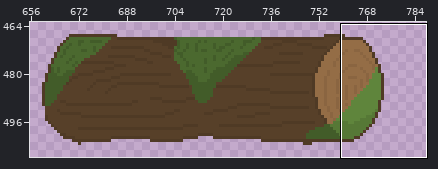
Two states of a sprite sheet, public/images/obstaculo3.png. The picture above shows the old version from afar; the outline marks the close-up.
Close-up. Before the edit:
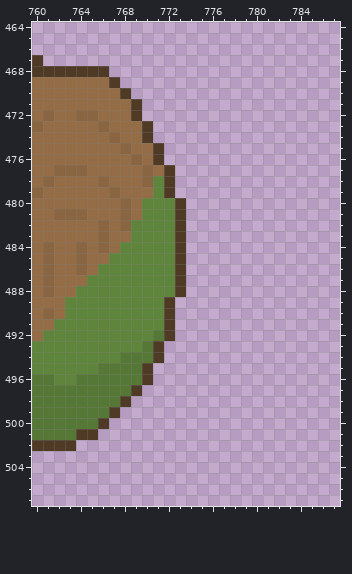
The file is 8000x600 pixels. Colours within 5 levels of each other are drawn and written as one. Shown: x 760..787, y 464..507. The old version is drawn lined up with the new one, on the new canvas. The wide view leaves out empty margins.
Now the later version:
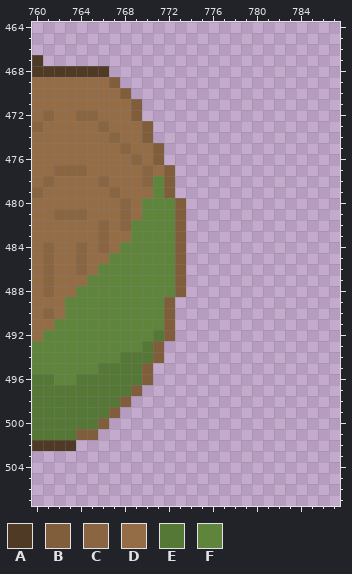
Palette (. is transparent): A #4f3a25  B #805e3c  C #8a6541  D #946d46  E #567836  F #5f853c
The edit:
canvas 8000x600 -> 2000x600 (the part of the old canvas that was cut away was empty and is not shown)
Colour B replaces colour A in row 469 at x 767; in row 470 at x 768; in rows 471 to 472 at x 769; in rows 473 to 474 at x 770; in rows 475 to 476 at x 771; in rows 477 to 479 at x 772.
Colour B replaces colour A in rows 480 to 488 at x 773; in rows 489 to 492 at x 772; in rows 493 to 494 at x 771; in rows 495 to 496 at x 770; in row 497 at x 769; in row 498 at x 768.
Colour B replaces colour A in row 499 at x 767; in row 500 at x 766; in row 501 at x 764 to 765.
Boxes around the changes in both close-ups, in picture pixels (x1, y1, x2, y2):
changed: (76, 77, 186, 440)
